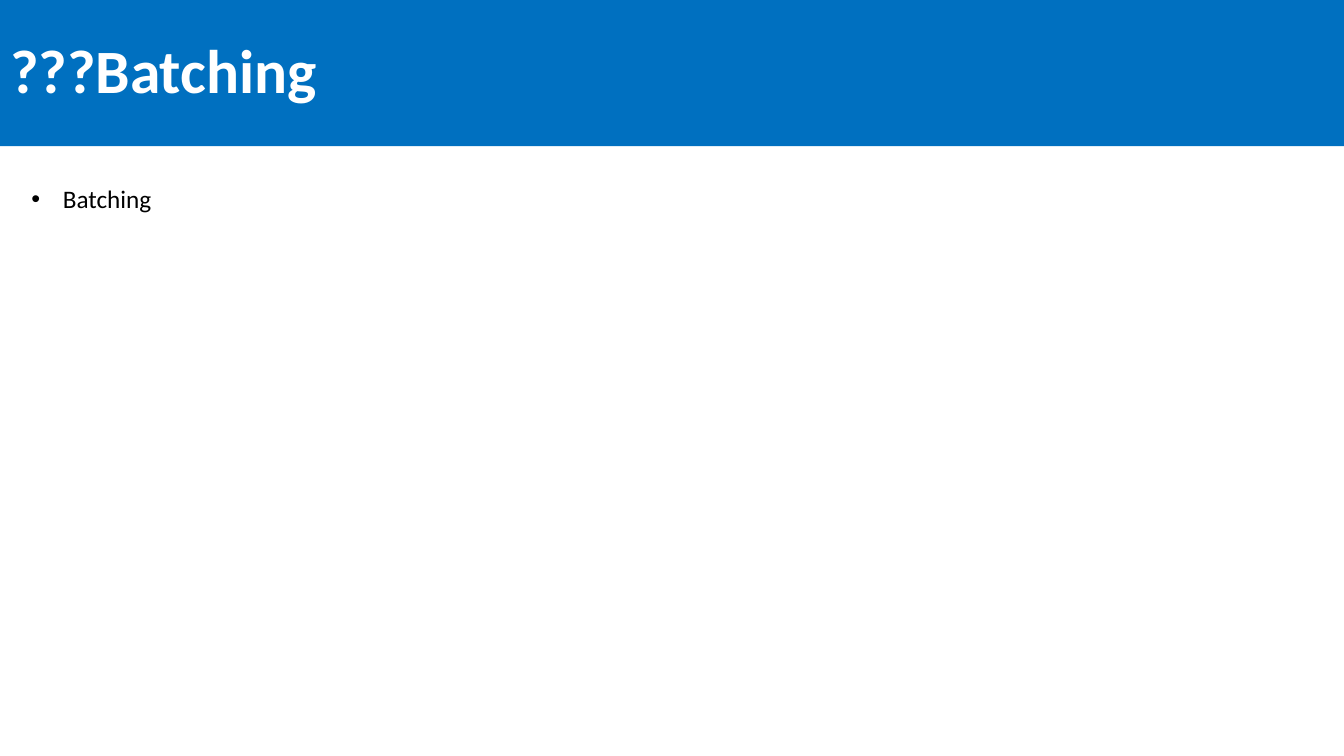
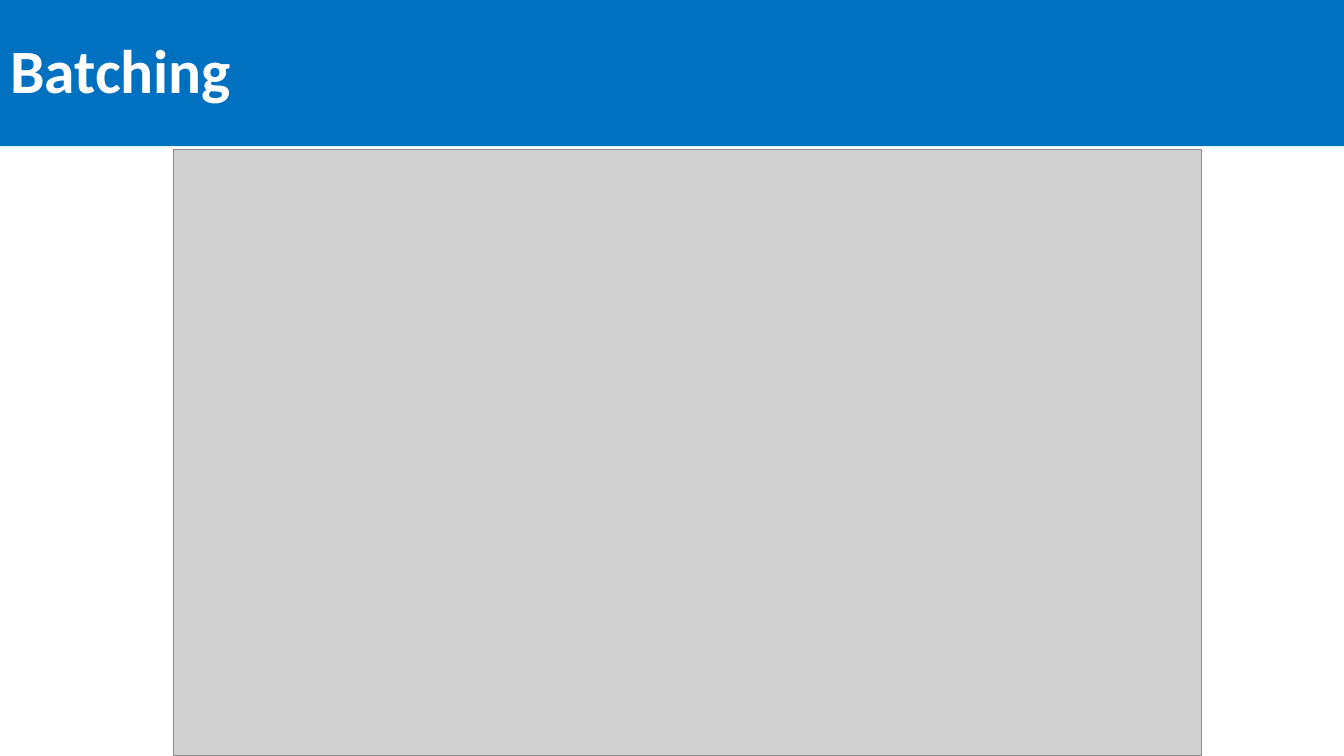
Before and after one commit to SeanFeldman/ASB-AustinAzure, a slide deck: slide 21 of Azure Service Bus Austin Azure usergroup 2016-09-08.pptx (slide 20 before the commit). Drawn at 1344x756 pixels with LibreOffice and Linux fonts; fonts in the diff are those of the drawing; grey boxes stand for pictures. Boxes give left, top, right and bottom in pixels: in the first picture for what was removed or moved away, otherwise in the second. Text is boxed around its words. In the diff, an @@ line names an element or a change of style, - is before the commit and + after.

```diff
--- a/Azure Service Bus Austin Azure usergroup 2016-09-08.pptx
+++ b/Azure Service Bus Austin Azure usergroup 2016-09-08.pptx
@@ title at bbox=[10, 49, 231, 104]: text changed @@
-???Batching
+Batching
@@ picture added at bbox=[173, 150, 1202, 756] @@
@@ text removed at bbox=[63, 190, 151, 213] @@
-• Batching
```
Also in this commit, not shown: 10 other slides changed, 3 slides added, 2 slides removed, 3 other files.
